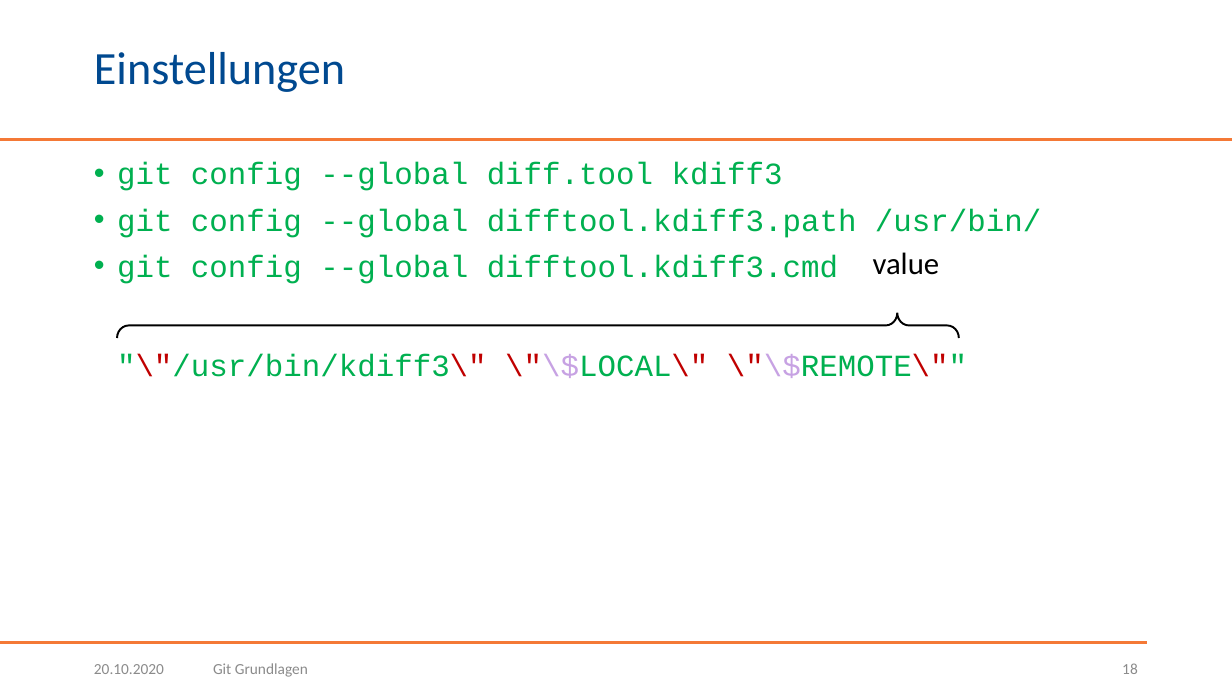
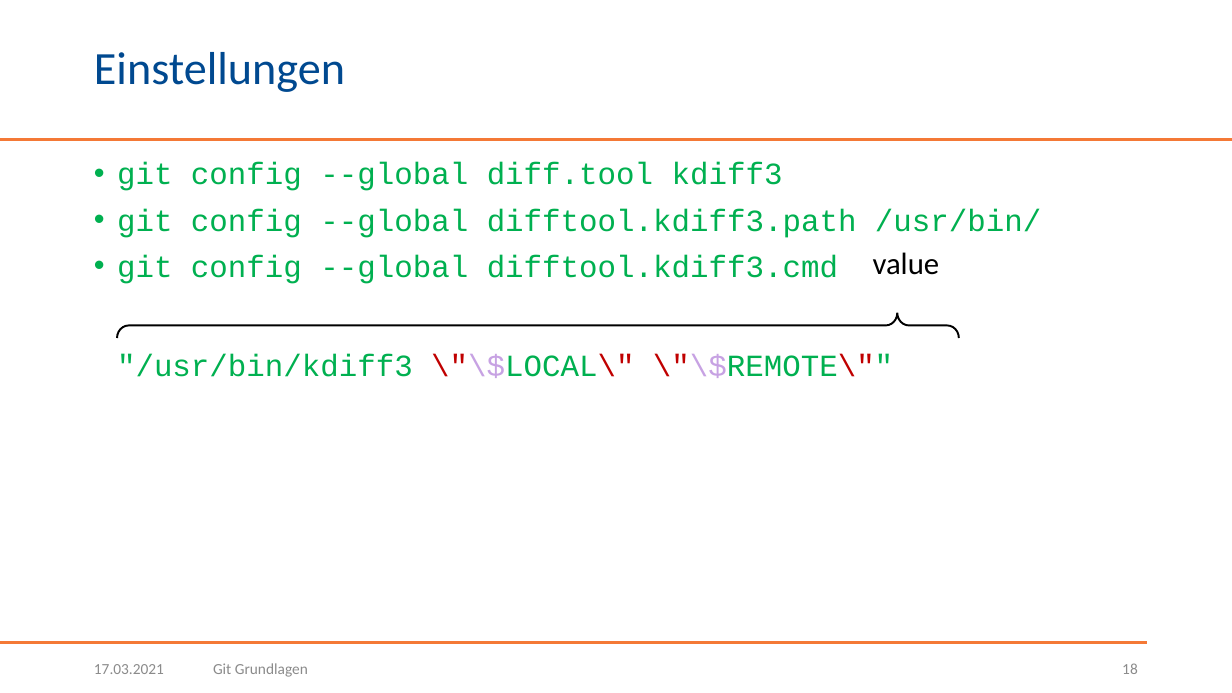
Before and after one commit to BogyMitutoyoCTL/Snake-AI-2021.1, a slide deck: slide 18 of presentation/Git Grundlagen.pptx. Drawn at 1232x693 pixels with LibreOffice and Linux fonts; fonts in the diff are those of the drawing; background and template pictures are left out. Boxes give left, top, right and bottom in pixels: in the first picture for what was removed or moved away, otherwise in the second. Text is boxed around its words. In the diff, an @@ line names an element or a change of style, - is before the commit and + after.

```diff
--- a/presentation/Git Grundlagen.pptx
+++ b/presentation/Git Grundlagen.pptx
@@ text at [117, 254, 893, 378]: text changed @@
-• git config --global difftool.kdiff3.cmd
-  "\"/usr/bin/kdiff3\" \"\$LOCAL\" \"\$REMOTE\""
+• git config --global difftool.kdiff3.cmd
+  "/usr/bin/kdiff3 \"\$LOCAL\" \"\$REMOTE\""
@@ text at [94, 664, 164, 674]: text changed @@
-20.10.2020
+17.03.2021
```
Also in this commit, not shown: 48 other slides changed.
